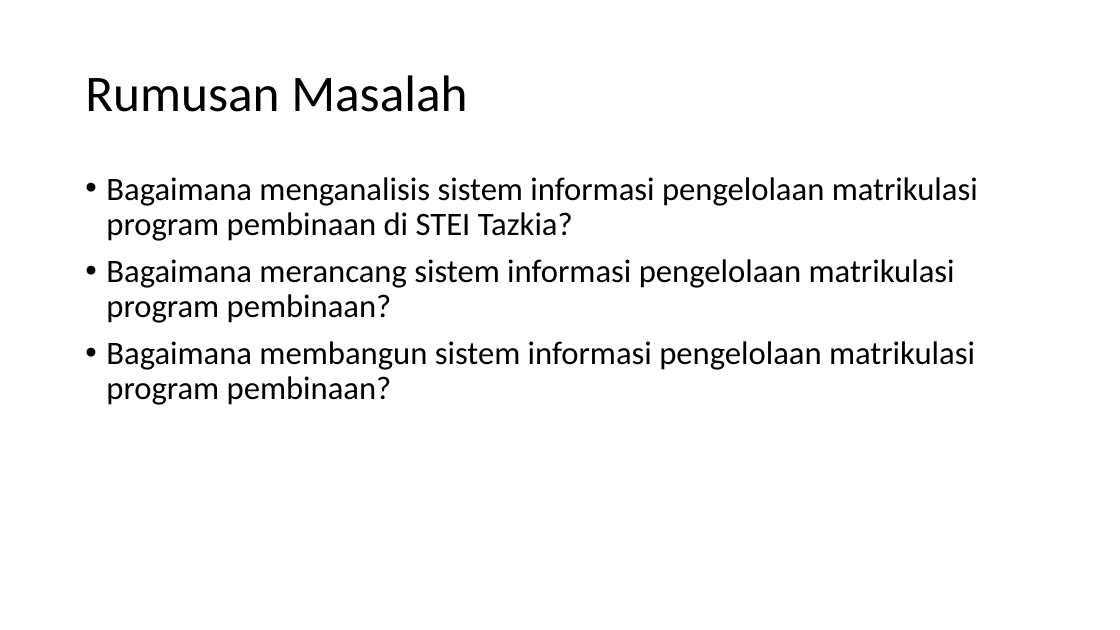
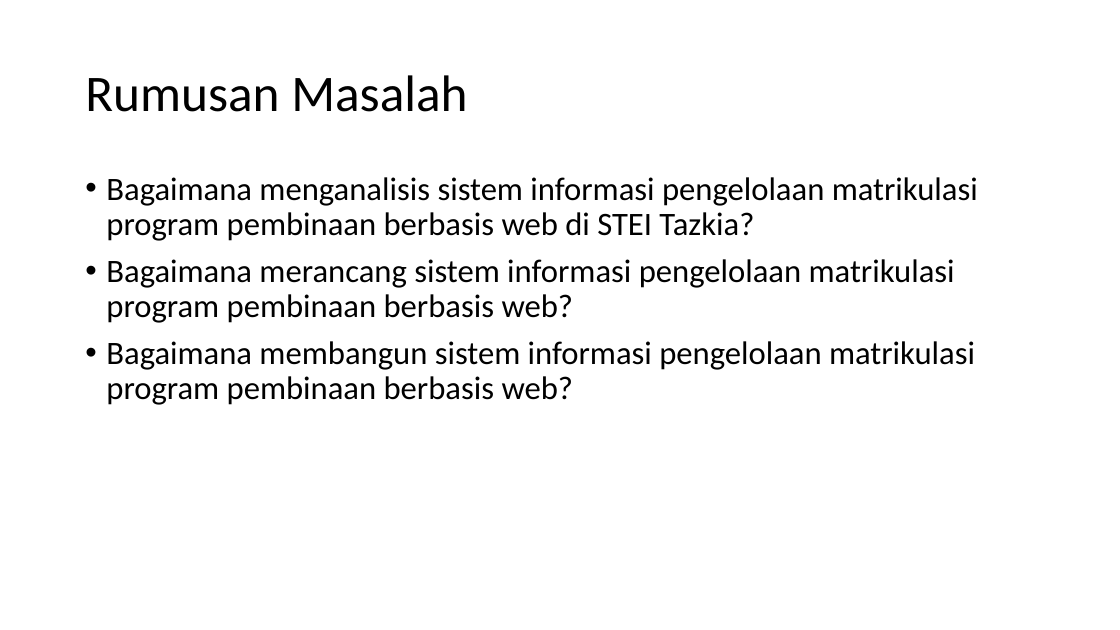
Before and after one commit to YodiYanwar/MY_SKRIPSI, a slide deck: slide 6 of Presentasi.pptx (slide 7 before the commit). Drawn at 1120x630 pixels with LibreOffice and Linux fonts; fonts in the diff are those of the drawing. Boxes give left, top, right and bottom in pixels: in the first picture for what was removed or moved away, otherwise in the second. Text is boxed around its words. In the diff, an @@ line names an element or a change of style, - is before the commit and + after.

```diff
--- a/Presentasi.pptx
+++ b/Presentasi.pptx
@@ text at box(106, 177, 978, 405): text changed @@
-• Bagaimana menganalisis sistem informasi pengelolaan matrikulasi program pembinaan di STEI Tazkia?
-• Bagaimana merancang sistem informasi pengelolaan matrikulasi program pembinaan?
-• Bagaimana membangun sistem informasi pengelolaan matrikulasi program pembinaan?
+• Bagaimana menganalisis sistem informasi pengelolaan matrikulasi program pembinaan berbasis web di STEI Tazkia?
+• Bagaimana merancang sistem informasi pengelolaan matrikulasi program pembinaan berbasis web?
+• Bagaimana membangun sistem informasi pengelolaan matrikulasi program pembinaan berbasis web?
```
Also in this commit, not shown: 13 other slides changed, 3 slides added, 2 slides removed, 15 other files.
